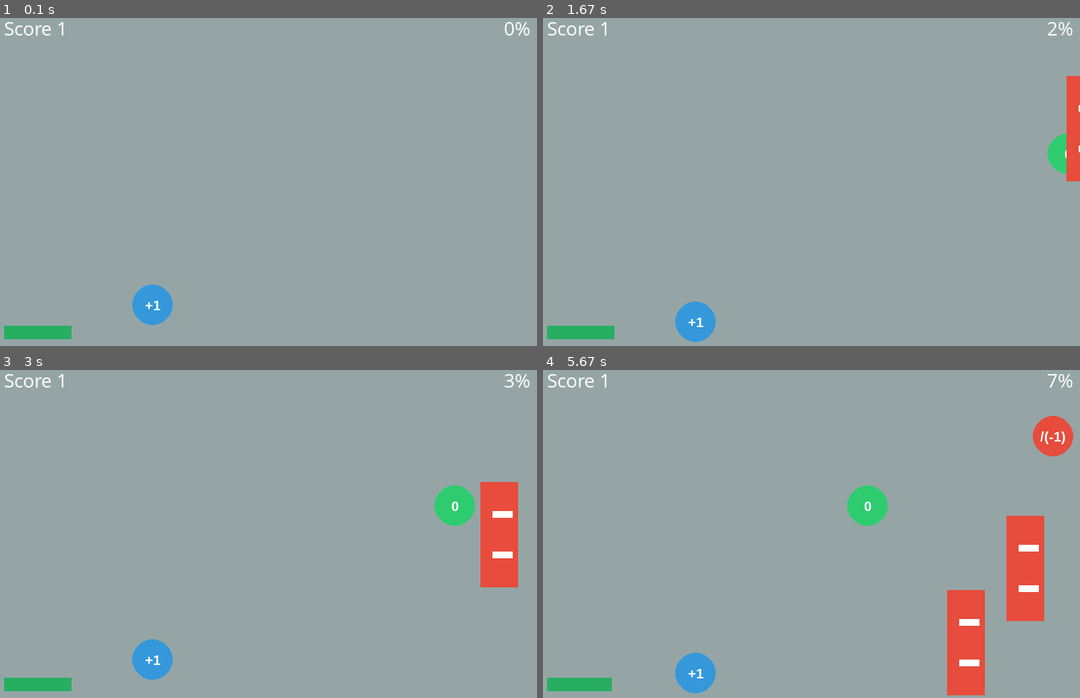
Above: before the commit, frames 1-4 (two rows, left to right).
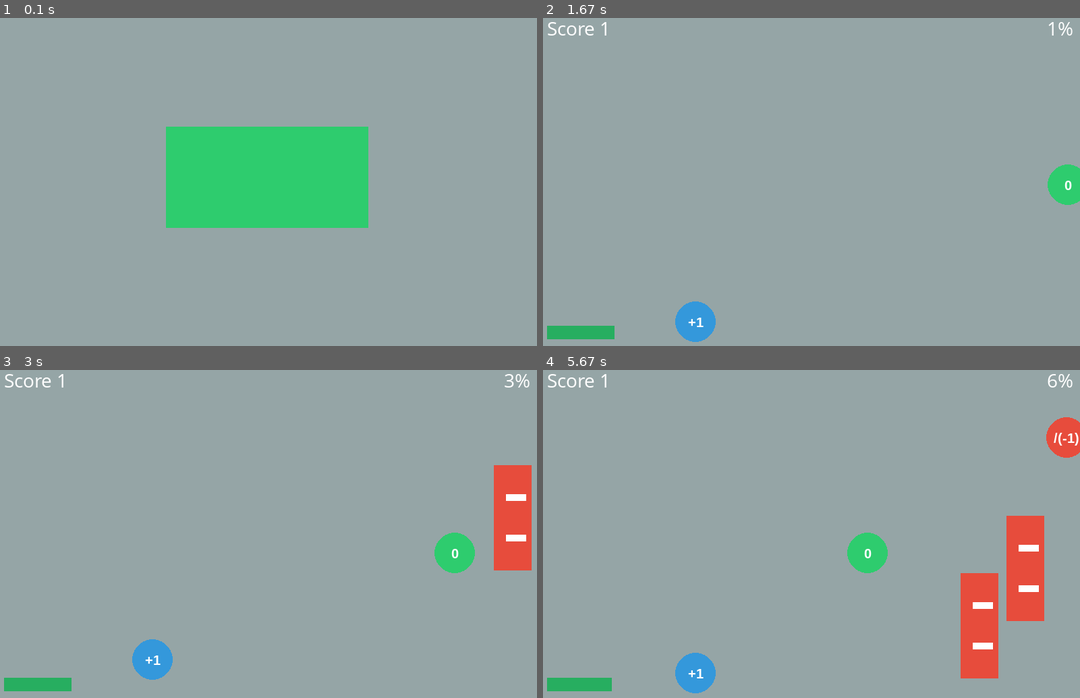
Above: after the commit, the same moments.

Repository: EdwGx/Asteroid-Pygame
Game: pygame game, started from Main.py
Two runs of this game, one before a commit and one after it. Both use one fixed random seed, a clock stepped at 60 frames per second and the inputs below. The source is Python 2; it was converted automatically to run under Python 3.
Inputs (mouse positions are in pixels of both pictures, inside the frame that each line leads up to):
- Up to frame 1 (0.1 s): no input
- Up to frame 2 (1.67 s): click (811, 178) at 0.38 s; tap E at 0.67 s; tap Space at 1, 1.4 s; hold E from 1.33 s (still down); move the mouse to (988, 70) at 1.37 s
- Up to frame 3 (3 s): tap Space at 1.7, 1.9, 2.2, 2.4, 2.7, 2.9 s; release E at 1.8 s; hold Q 1.83-2.3 s; move the mouse to (64, 455) at 1.87 s; move the mouse to (230, 635) at 2.37 s; move the mouse to (225, 655) at 2.87 s
- Up to frame 4 (5.67 s): move the mouse to (784, 402) at 3.2 s; tap Space at 3.23, 3.53, 3.73, 4.03, 4.3, 5.3, 5.6 s; move the mouse to (945, 435) at 3.7 s; move the mouse to (800, 419) at 4.27 s; click (698, 543) at 4.62 s; click (645, 435) at 4.95 s; click (800, 491) at 5.32 s

The runs differ from the first frame. In frame 1, 13% of the frame differs, in the area x 0-99%, y 1-98%; in frame 2, 1.6%; in frame 3, 3.8%; in frame 4, 4.4%.

Commit message:
Add start and end scenes

Diff:
--- a/Main.py
+++ b/Main.py
@@ -5,6 +5,8 @@
 from color import*
 import MagBall
 import Block
+import menu
+import end
 
 def addBad():
     bad = MagBall.BadBall()
@@ -56,7 +58,7 @@
 bad_list = pygame.sprite.Group()
 move_list = pygame.sprite.Group()
 
-pygame.mouse.set_visible(False)
+pygame.mouse.set_visible(True)
 
 #Def varibles
 sizeX = 800
@@ -66,6 +68,7 @@
 block_timer = 0
 player_timer = 0.0
 move_dis = 0.0
+scene = 1 #1:start menu 2:game 3:retry,win,quit
 
 screen = pygame.display.set_mode([sizeX,sizeY])
 font = pygame.font.SysFont("comicsansms",30)
@@ -83,102 +86,116 @@
 clock = pygame.time.Clock()
 
 while done == False:
-    for event in pygame.event.get():
-        if event.type == pygame.QUIT:
-            done = True
-        if event.type == pygame.KEYDOWN:
-            if event.key == pygame.K_SPACE:
-                moveY = True
-                player.freeFall = False
-
-            if event.key == pygame.K_e:
-                addBad()
-            if event.key == pygame.K_q:
-                block = Block.Block()
-                block.add(full_list,move_list)
-
-        if event.type == pygame.KEYUP:
-            if event.key == pygame.K_SPACE:
-                moveY = False
-                player.startFall()
-
-    if moveY and jumPower > 0:
-        if player.rect.y >= 2:
-            player.rect.y -= 2
+    if scene == 1:
+        if menu.draw(screen):
+            pygame.mouse.set_visible(False)
+            scene = 2
+
+
+
+    if scene == 2:
+        for event in pygame.event.get():
+            if event.type == pygame.QUIT:
+                done = True
+            if event.type == pygame.KEYDOWN:
+                if event.key == pygame.K_SPACE:
+                    moveY = True
+                    player.freeFall = False
+
+                if event.key == pygame.K_e:
+                    addBad()
+                if event.key == pygame.K_q:
+                    block = Block.Block()
+                    block.add(full_list,move_list)
+
+            if event.type == pygame.KEYUP:
+                if event.key == pygame.K_SPACE:
+                    moveY = False
+                    player.startFall()
+
+        if moveY and jumPower > 0:
+            if player.rect.y >= 2:
+                player.rect.y -= 2
+            else:
+                player.rect.y = 0
+
+            jumPower -= 0.02
         else:
-            player.rect.y = 0
-
-        jumPower -= 0.02
-    else:
-        if jumPower <= 0.98:
-            jumPower += 0.02
-
-
-    mX = (pygame.mouse.get_pos())[0]
-    mY = (pygame.mouse.get_pos())[1]
-
-
-
-    frames = 60
-    #logic
-    #coll_mouse_list = atom_list.get_sprites_at((mX,mY))
-    for badBall in bad_list:
-        for ballB in pygame.sprite.spritecollide(badBall,bad_list,False,pygame.sprite.collide_circle):
-            if not(badBall == ballB):
-                number_collide(badBall,ballB,True,True)
-
-
-
-    for badBall in pygame.sprite.spritecollide(player,bad_list,True,pygame.sprite.collide_circle):
-        kill_player = number_collide(player,badBall,False,True)
-        if kill_player:
-            player.losted = True
-            print ('you lost')
-
-
-
-    if block_timer <= move_dis:
-        block = Block.Block()
-        block.add(full_list,move_list)
-        block_timer = move_dis + random.randint(10,14)*48
-        if bad_timer <= 60:
-            bad_timer = 60
-
-    if bad_timer <= move_dis:
-        print player_timer
-        addBad()
-        bad_timer = move_dis + random.randint(2,5)*48
-
-    if player.rect.y == (sizeY - player.radius*2):
-        move_list.update(0)
-        bad_list.update(0,move_list)
-    else:
-        move_list.update(0.8)
-        bad_list.update(0.8,move_list)
-        move_dis += 0.8
-        player_timer += 0.8
-    #draw
-    screen.fill(grey)
-
-    #real draw
-    scoreLabel = font.render(('Score '+str(player.number)),True,white)
-    screen.blit(scoreLabel,(10,10))
-
-    distanceLabel = font.render((str(int(player_timer/3600*100))+'%'),True,white)
-    screen.blit(distanceLabel,(sizeX - 10 - distanceLabel.get_width(),10))
-
-
-
-
-    player.update()
-    full_list.draw(screen)
-
-    jump_bar()
-    #draw_mouse()
-    #draw end
-
-    pygame.display.flip()
-    clock.tick(frames)
+            if jumPower <= 0.98:
+                jumPower += 0.02
+
+
+        mX = (pygame.mouse.get_pos())[0]
+        mY = (pygame.mouse.get_pos())[1]
+
+
+
+        frames = 60
+        #logic
+        #coll_mouse_list = atom_list.get_sprites_at((mX,mY))
+        for badBall in bad_list:
+            for ballB in pygame.sprite.spritecollide(badBall,bad_list,False,pygame.sprite.collide_circle):
+                if not(badBall == ballB):
+                    number_collide(badBall,ballB,True,True)
+
+
+
+        for badBall in pygame.sprite.spritecollide(player,bad_list,True,pygame.sprite.collide_circle):
+            kill_player = number_collide(player,badBall,False,True)
+            if kill_player:
+                player.losted = True
+
+
+        if block_timer <= move_dis:
+            block = Block.Block()
+            block.add(full_list,move_list)
+            block_timer = move_dis + random.randint(10,14)*48
+            if bad_timer <= 60:
+                bad_timer = 60
+
+        if bad_timer <= move_dis:
+            print player_timer
+            addBad()
+            bad_timer = move_dis + random.randint(2,5)*48
+
+        if player.rect.y == (sizeY - player.radius*2):
+            move_list.update(0)
+            bad_list.update(0,move_list)
+        else:
+            move_list.update(0.8)
+            bad_list.update(0.8,move_list)
+            move_dis += 0.8
+            player_timer += 0.8
+        if player.losted:
+            scene = 3
+            pygame.mouse.set_visible(True)
+        #draw
+        screen.fill(grey)
+
+        #real draw
+        scoreLabel = font.render(('Score '+str(player.number)),True,white)
+        screen.blit(scoreLabel,(10,10))
+
+        distanceLabel = font.render((str(int(player_timer/3600*100))+'%'),True,white)
+        screen.blit(distanceLabel,(sizeX - 10 - distanceLabel.get_width(),10))
+
+
+
+
+        player.update()
+        full_list.draw(screen)
+
+        jump_bar()
+        #draw_mouse()
+        #draw end
+
+        pygame.display.flip()
+        clock.tick(frames)
+
+    if scene == 3:
+        if end.draw(screen):
+            pygame.mouse.set_visible(False)
+            scene = 2
 
 
 pygame.quit()
--- /dev/null
+++ b/end.py
@@ -0,0 +1,33 @@
+#end.py
+import pygame
+from color import*
+
+clock = pygame.time.Clock()
+sizeX = 800
+sizeY = 500
+
+def draw(screen):
+    mouse_up = False
+    rect1 =  pygame.Rect(0,0,300,150)
+    rect1.center = (sizeX/2,sizeY/2)
+    for event in pygame.event.get():
+        if event.type == pygame.QUIT:
+            pygame.quit()
+        if event.type == pygame.MOUSEBUTTONUP:
+            mouse_up = True
+    mX = (pygame.mouse.get_pos())[0]
+    mY = (pygame.mouse.get_pos())[1]
+    screen.fill(grey)
+    if rect1.collidepoint(mX,mY):
+        if mouse_up:
+            return True
+        else:
+            pygame.draw.rect(screen,darkgreen,rect1)
+    else:
+        pygame.draw.rect(screen,green,rect1)
+    font = pygame.font.SysFont("comicsansms",30)
+    Label = font.render('Retry',True,white)
+    screen.blit(Label,
+                ((sizeX - Label.get_width())/2,(sizeY - Label.get_height())/2))
+    pygame.display.flip()
+    clock.tick(60)
--- /dev/null
+++ b/menu.py
@@ -0,0 +1,29 @@
+#menu.py
+import pygame
+from color import*
+
+clock = pygame.time.Clock()
+sizeX = 800
+sizeY = 500
+
+def draw(screen):
+    mouse_up = False
+    rect1 =  pygame.Rect(0,0,300,150)
+    rect1.center = (sizeX/2,sizeY/2)
+    for event in pygame.event.get():
+        if event.type == pygame.QUIT:
+            pygame.quit()
+        if event.type == pygame.MOUSEBUTTONUP:
+            mouse_up = True
+    mX = (pygame.mouse.get_pos())[0]
+    mY = (pygame.mouse.get_pos())[1]
+    screen.fill(grey)
+    if rect1.collidepoint(mX,mY):
+        if mouse_up:
+            return True
+        else:
+            pygame.draw.rect(screen,darkgreen,rect1)
+    else:
+        pygame.draw.rect(screen,green,rect1)
+    pygame.display.flip()
+    clock.tick(60)
